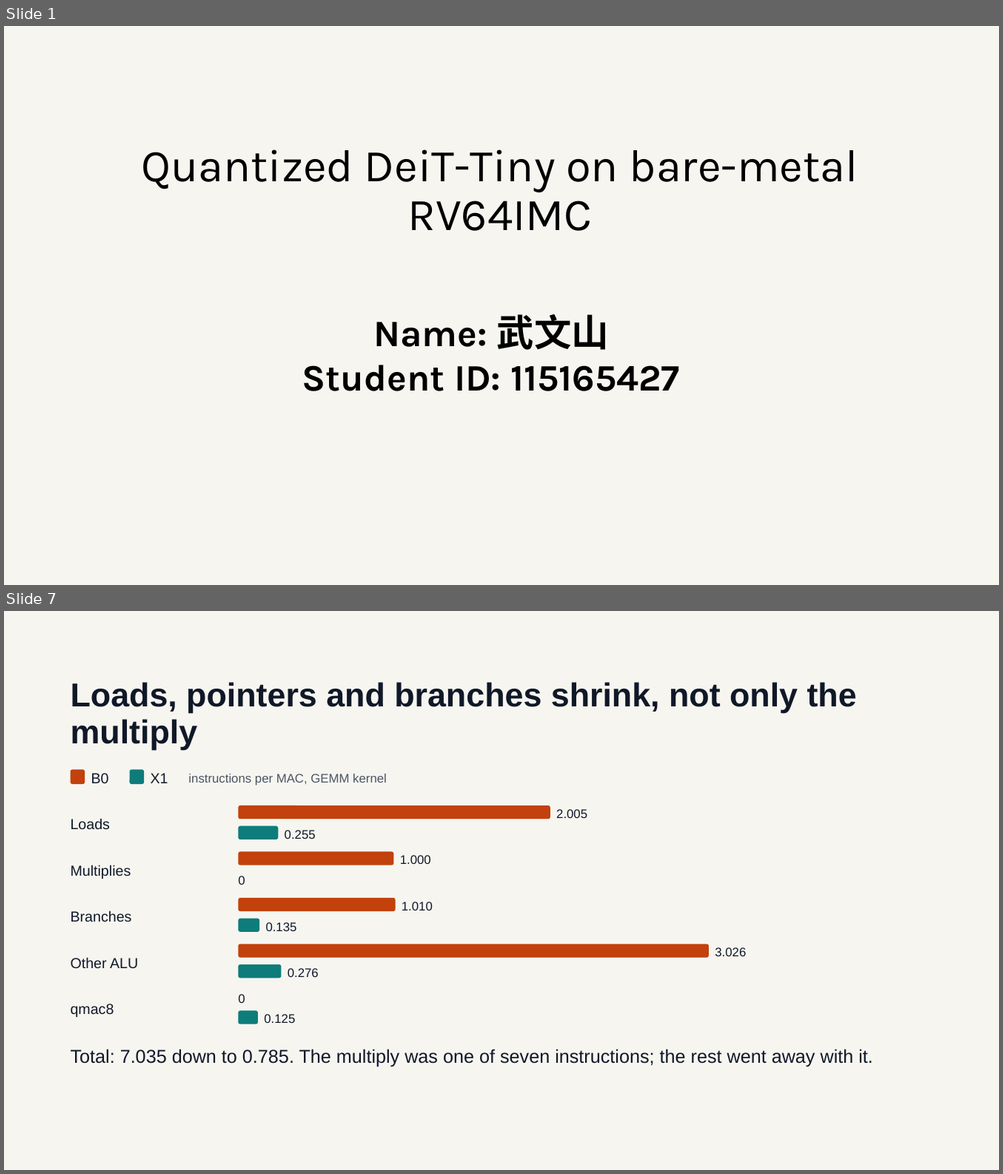
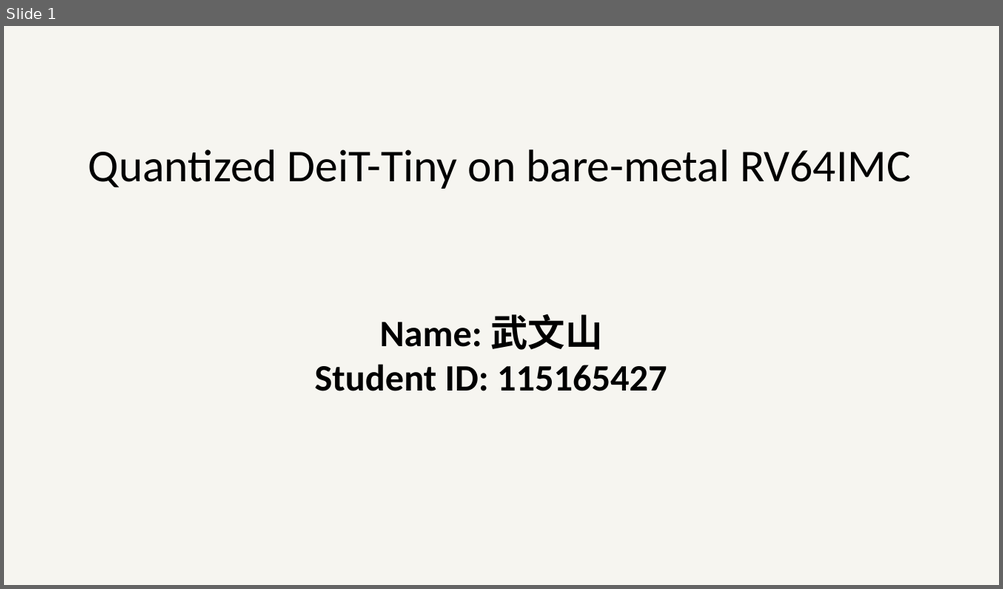
Before and after one commit to hubertvx/RV64imc, a slide deck: docs/115165427_武文山.pptx. Shown one above the other, each under a label of ours: slides 1 and 7 before the commit, slide 1 after it; the slides between them are not shown. The pictures are 1003x1174 and 1003x589 pixels, drawn with LibreOffice and Linux fonts; fonts in the diff are those of the drawing. Boxes give left, top, right and bottom in pixels: in the first picture for what was removed or moved away, otherwise in the second. Text is boxed around its words. In the diff, an @@ line names an element or a change of style, - is before the commit and + after.

```diff
--- a/docs/115165427_武文山.pptx
+++ b/docs/115165427_武文山.pptx
@@ slide 7 removed at (4,611,999,1170), background #F6F5F0 @@
@@ title removed at (71,682,856,750) @@
-Loads, pointers and branches shrink, not only the multiply
@@ rounded rectangle removed at (71,770,85,784) @@
@@ text removed at (91,773,109,783) @@
-B0
@@ rounded rectangle removed at (129,770,144,784) @@
@@ text removed at (151,773,168,783) @@
-X1
@@ text removed at (188,774,387,786) @@
-instructions per MAC, GEMM kernel
@@ rounded rectangle removed at (239,806,550,819) @@
@@ text removed at (556,809,587,818) @@
-2.005
@@ text removed at (71,818,110,830) @@
-Loads
@@ rounded rectangle removed at (239,826,278,840) @@
@@ text removed at (284,830,316,839) @@
-0.255
@@ rounded rectangle removed at (239,852,393,866) @@
@@ text removed at (71,865,131,879) @@
-Multiplies
@@ text removed at (238,876,244,885) @@
-0
@@ text removed at (400,855,431,864) @@
-1.000
@@ rounded rectangle removed at (239,898,395,911) @@
@@ text removed at (71,911,132,923) @@
-Branches
@@ rounded rectangle removed at (239,918,259,932) @@
@@ text removed at (401,902,432,911) @@
-1.010
@@ text removed at (266,923,297,931) @@
-0.135
@@ text removed at (71,957,138,969) @@
-Other ALU
@@ rounded rectangle removed at (239,945,709,958) @@
@@ rounded rectangle removed at (239,965,282,978) @@
@@ text removed at (714,948,745,957) @@
-3.026
@@ text removed at (287,968,318,977) @@
-0.276
@@ text removed at (71,1004,114,1017) @@
-qmac8
@@ text removed at (238,994,244,1003) @@
-0
@@ rounded rectangle removed at (239,1011,258,1025) @@
@@ text removed at (264,1014,295,1023) @@
-0.125
@@ text removed at (71,1049,873,1068) @@
-Total: 7.035 down to 0.785. The multiply was one of seven instructions; the rest went away with it.
@@ slide 1 changed as well @@
@@ text "Quantized DeiT-Tiny on bare-metal RV64IMC" at (88,150,910,189): font Karla to Calibri @@
@@ text "Name: 武文山" at (315,315,667,392): font Karla to Calibri @@
```
Also in this commit, not shown: 3 other slides changed, 4 slides added, 4 other slides removed.
